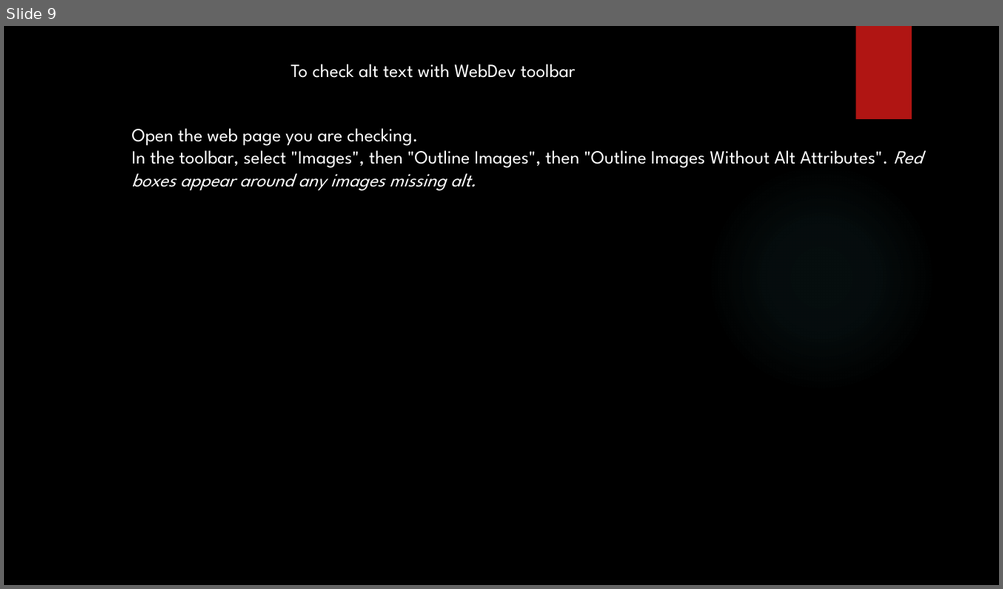
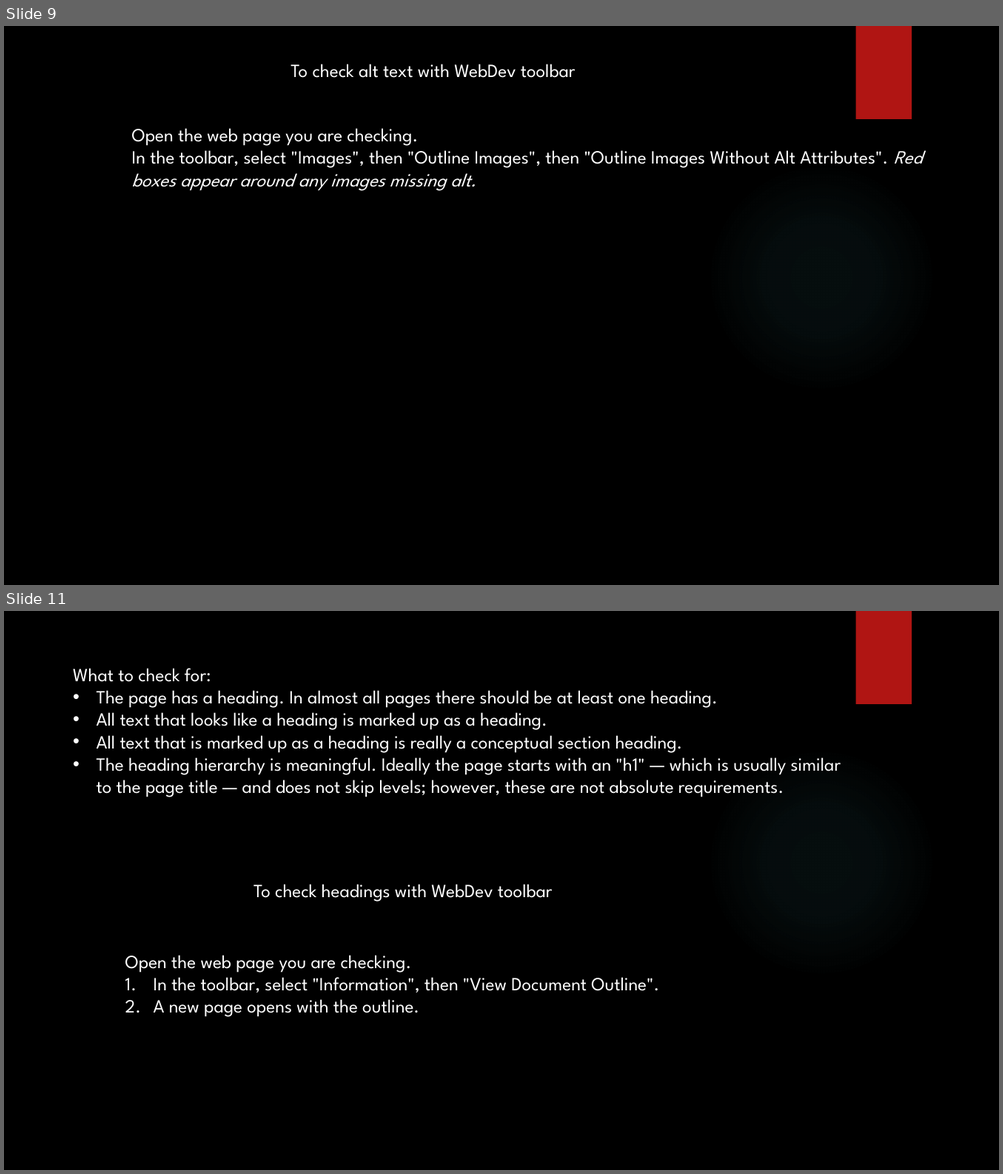
Before and after one commit to yogeshwar1996/HTML5CSS, a slide deck: Fundamentals of HTML and CSS.pptx. Shown one above the other, each under a label of ours: slide 9 before the commit, slides 9 and 11 after it; the slides between them are not shown. The pictures are 1003x589 and 1003x1174 pixels, drawn with LibreOffice and Linux fonts; fonts in the diff are those of the drawing; background and template pictures are left out. Boxes give left, top, right and bottom in pixels: in the first picture for what was removed or moved away, otherwise in the second. Text is boxed around its words. In the diff, an @@ line names an element or a change of style, - is before the commit and + after.

```diff
--- a/Fundamentals of HTML and CSS.pptx
+++ b/Fundamentals of HTML and CSS.pptx
@@ slide 11 added at [4, 611, 999, 1170], background picture (left out); not listed: 2 template elements that a slide beside it also shows @@
@@ text added at [73, 668, 841, 797], 18 pt, text #FFFFFF @@
+What to check for:
+• The page has a heading. In almost all pages there should be at least one heading.
+• All text that looks like a heading is marked up as a heading.
+• All text that is marked up as a heading is really a conceptual section heading.
+• The heading hierarchy is meaningful. Ideally the page starts with an "h1" — which is usually similar to the page title — and does not skip levels; however, these are not absolute requirements.
@@ text added at [253, 884, 552, 902], 18 pt, text #FFFFFF @@
+To check headings with WebDev toolbar
@@ text added at [125, 955, 659, 1017], 18 pt, text #FFFFFF @@
+Open the web page you are checking.
+1. In the toolbar, select "Information", then "View Document Outline".
+2. A new page opens with the outline.
```
Also in this commit, not shown: 4 other slides added, 5 slides removed.
